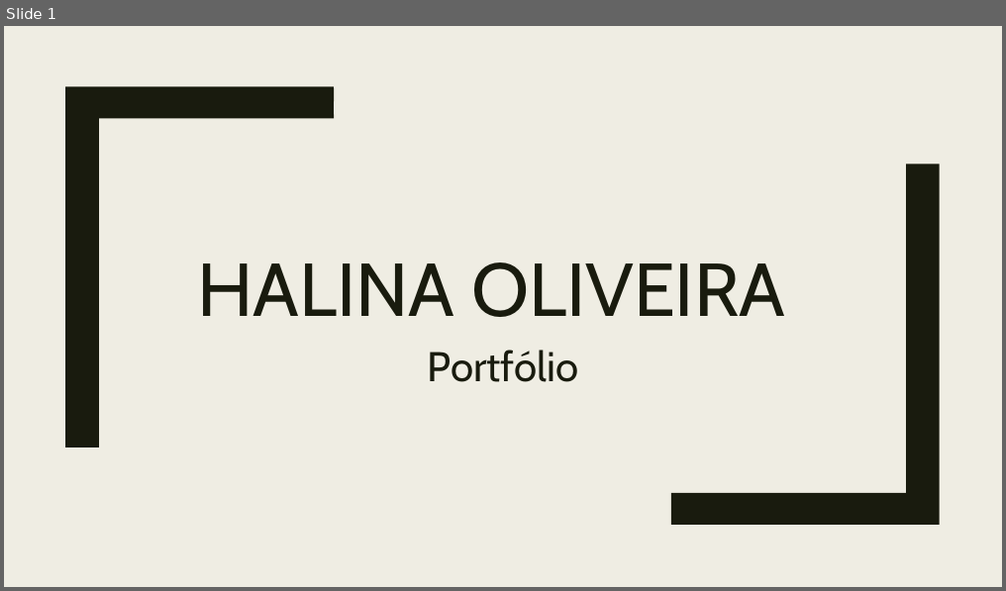
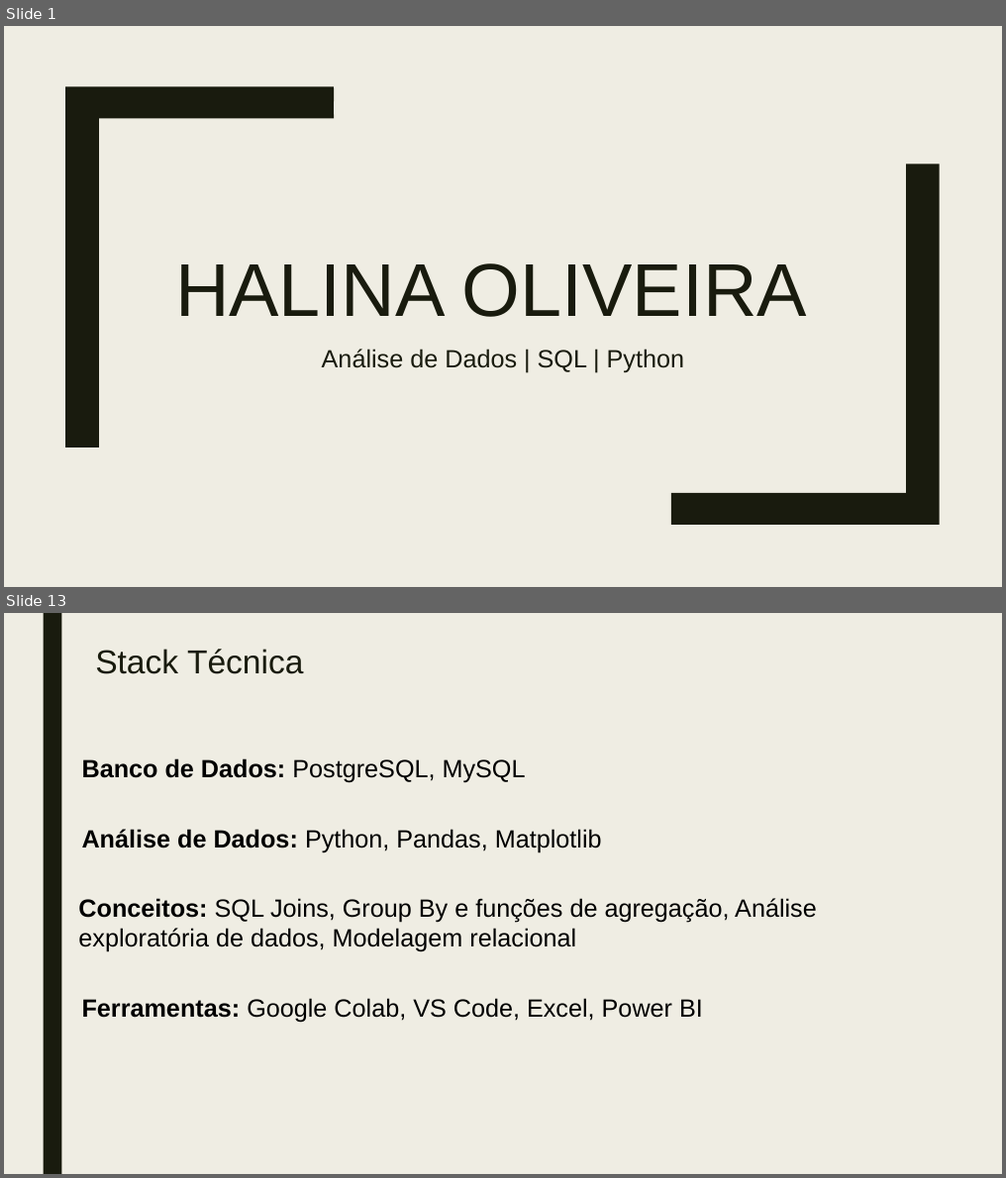
Before and after one commit to Halina23/Portfolio-Halina-Oliveira, a slide deck: Halina Oliveira.Portfolio.pptx. Shown one above the other, each under a label of ours: slide 1 before the commit, slides 1 and 13 after it; the slides between them are not shown. The pictures are 1006x591 and 1006x1178 pixels, drawn with LibreOffice and Linux fonts; fonts in the diff are those of the drawing. Boxes give left, top, right and bottom in pixels: in the first picture for what was removed or moved away, otherwise in the second. Text is boxed around its words. In the diff, an @@ line names an element or a change of style, - is before the commit and + after.

```diff
--- a/Halina Oliveira.Portfolio.pptx
+++ b/Halina Oliveira.Portfolio.pptx
@@ slide 13 added at (x1=4, y1=613, x2=1002, y2=1174), background #EFEDE3 @@
@@ rectangle added at (x1=43, y1=613, x2=61, y2=1174), fill #191B0E @@
@@ title added at (x1=95, y1=649, x2=304, y2=674), 32 pt, text #191B0E @@
+Stack Técnica
@@ text added at (x1=82, y1=759, x2=526, y2=783), 24 pt, text #000000 @@
+Banco de Dados: PostgreSQL, MySQL
@@ text added at (x1=82, y1=829, x2=602, y2=853), 24 pt, text #000000 @@
+Análise de Dados: Python, Pandas, Matplotlib
@@ text added at (x1=78, y1=898, x2=817, y2=953), 24 pt, text #000000 @@
+Conceitos: SQL Joins, Group By e funções de agregação, Análise exploratória de dados, Modelagem relacional
@@ text added at (x1=82, y1=998, x2=703, y2=1023), 24 pt, text #000000 @@
+Ferramentas: Google Colab, VS Code, Excel, Power BI
@@ slide 1 changed as well @@
@@ title "HALINA OLIVEIRA" at (x1=175, y1=264, x2=807, y2=317): font Cabin to Arial @@
@@ subtitle at (x1=322, y1=349, x2=684, y2=373): text changed; size 40 to 24 pt; font Cabin to Arial @@
-Portfólio
+Análise de Dados | SQL | Python
```
Also in this commit, not shown: 4 other slides changed, 8 other slides added, 7 slides removed.
